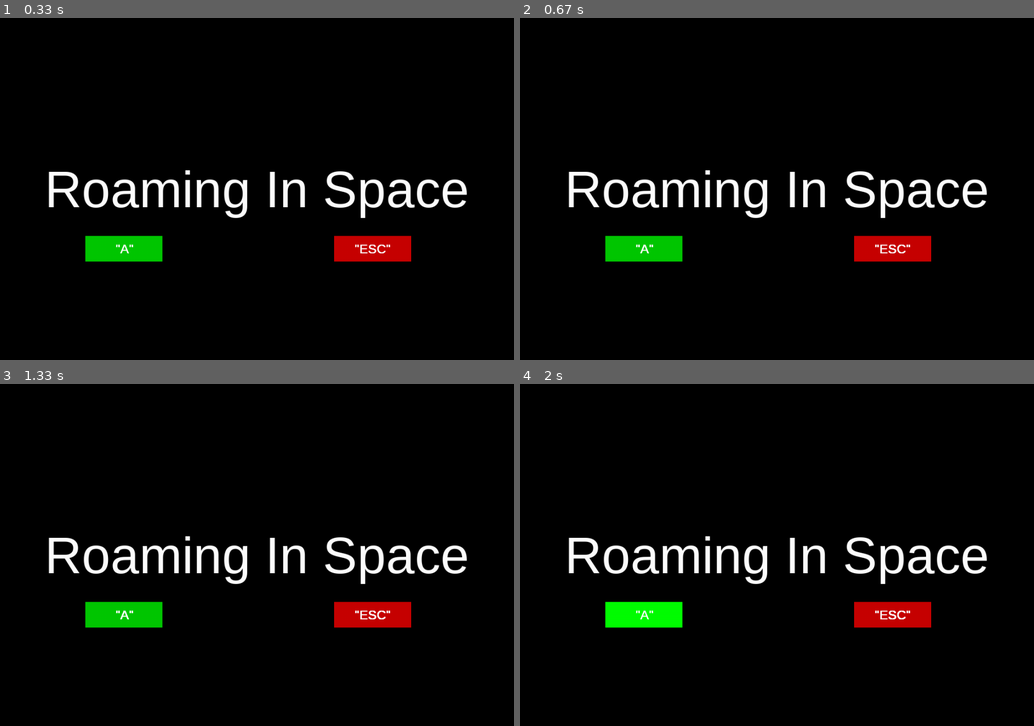
Above: before the commit, frames 1-4 (two rows, left to right).
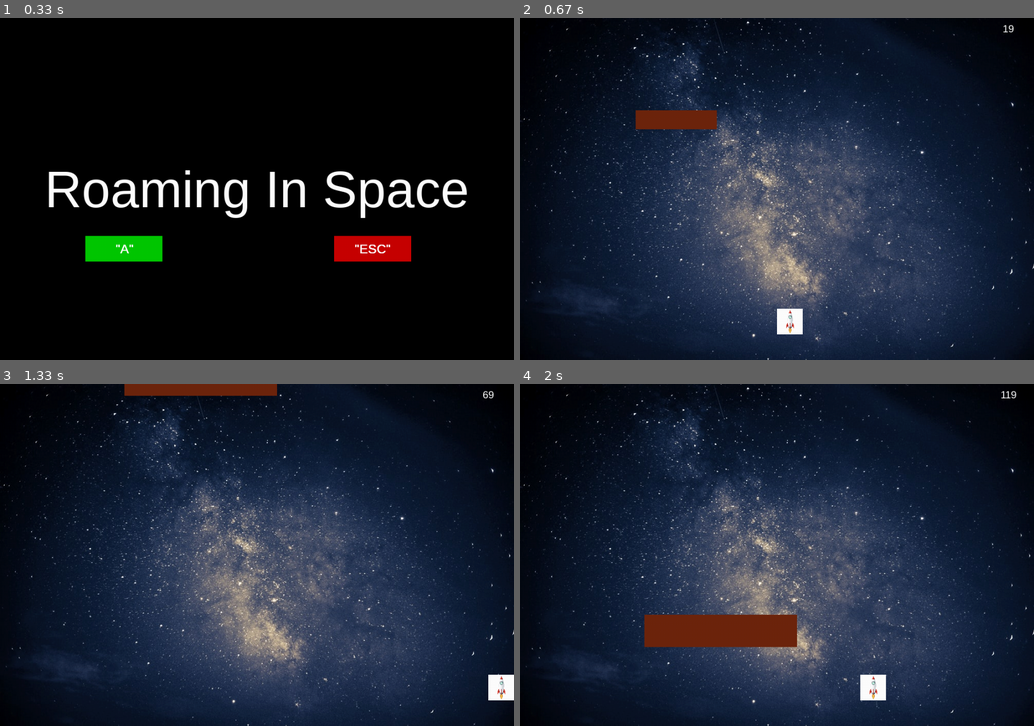
Above: after the commit, the same moments.

Repository: K-Pat/PygameProject
Game: pygame game, started from main.py
Same seed, same stepped clock (60 frames per second), same inputs: the game is played once before the commit and once after it.
Inputs (mouse positions are in pixels of both pictures, inside the frame that each line leads up to):
- Up to frame 1 (0.33 s): no input
- Up to frame 2 (0.67 s): press the mouse at (643, 250) at 0.37 s; move the mouse to (699, 171) at 0.47 s; release the mouse at (756, 93) at 0.6 s
- Up to frame 3 (1.33 s): hold D 0.67-1.13 s; move the mouse to (308, 578) at 0.7 s; hold D from 1.17 s (still down)
- Up to frame 4 (2 s): release D at 1.63 s; hold A from 1.67 s (still down)

Frame 1 is identical in both runs. In frame 2, 85% of the frame differs, in the area x 0-100%, y 0-100%; in frame 3, 85%; in frame 4, 85%.

Commit message:
Mouse Update 1
Mouse Integration Working for the START MENU.

Diff:
--- a/main.py
+++ b/main.py
@@ -11,7 +11,6 @@
 
 pygame.display.set_caption("Roaming In Space")
 
-pos = pygame.mouse.get_pos()
 
 # Import pygame.locals for easier access to key coordinates
 from pygame.locals import (
@@ -87,10 +86,12 @@
     button_no.fill((0,255,0))
 
     button_yes_collide = pygame.Rect((SCREEN_HEIGHT/4,SCREEN_WIDTH/4+175), (150,50))
+    button_no_collide =  pygame.Rect((650,((SCREEN_WIDTH/4)+175)), (150, 50))
     pygame.draw.rect(screen, (0,200,0), (SCREEN_HEIGHT/4,SCREEN_WIDTH/4+175, 150, 50))
     pygame.draw.rect(screen, (200,0,0), ((650),((SCREEN_WIDTH/4)+175), 150, 50))
 
     while running:
+        pos = pygame.mouse.get_pos()
         #screen.blit(button_no, (SCREEN_HEIGHT/4,SCREEN_WIDTH/4+175))
         #screen.blit(button_yes, (((650),((SCREEN_WIDTH/4)+175))))
         screen.blit(TextSurf_button1, TextRect_button1)
@@ -111,6 +112,15 @@
                 if event.key==K_ESCAPE:
                     pygame.quit()
                     quit()
+            if event.type == pygame.MOUSEBUTTONDOWN:
+                if pygame.mouse.get_pressed()[0] and button_yes_collide.collidepoint(pos):
+                    pygame.draw.rect(screen, (0,255,0), (SCREEN_HEIGHT/4,SCREEN_WIDTH/4+175, 150, 50))
+                    game_loop(True)
+                if pygame.mouse.get_pressed()[0] and button_no_collide.collidepoint(pos):
+                    pygame.draw.rect(screen, (255,0,0), ((650),((SCREEN_WIDTH/4)+175), 150, 50))
+                    pygame.quit()
+                    quit()
+
         pygame.display.update()
         clock.tick(15)
 
@@ -129,12 +139,19 @@
 
 
     RANDOM_X = random.randint(20, 980)
+    RANDOM_X_TWO = random.randint(20,980)
     x_change = 0
+    x_change_TWO = 0
     meteor_change = 0
+    meteor_change_TWO = 0
     m = 0
+    m_TWO = 667
     c = 0
+    c_TWO = 0
     meteor_width = random.randint(80,350)
     meteor_height = random.randint(30,75)
+    meteor_width_TWO = random.randint(80,350)
+    meteor_height_TWO = random.randint(30,75)
     SCREEN_WIDTH = 1000
     SCREEN_HEIGHT = 667
     bg = pygame.image.load("space.jpeg").convert_alpha()
@@ -150,10 +167,12 @@
     while running:
         #score_dodged(dodged)
         meteor = pygame.Surface((meteor_width,meteor_height))
+        #meteor_TWO = pygame.Surface((meteor_width_TWO, meteor_height_TWO))
         meteor.fill((110, 38, 14))
         screen.blit(bg, (0, 0))
         screen.blit(sprite, (x, y))
         screen.blit(meteor, (RANDOM_X, m))
+        #screen.blit(meteor_TWO, (RANDOM_X, m_TWO))
         scoreString = str(score)
         score_display(scoreString)
 
@@ -194,6 +213,7 @@
             c = 0
 
         m+=meteor_change
+        m_TWO-=meteor_change
         c+=1
 
         if m>SCREEN_HEIGHT:
@@ -201,6 +221,9 @@
             RANDOM_X = random.randint(20, 700)
             meteor_width = random.randint(80,350)
             meteor_height = random.randint(30,75)
+            RANDOM_X_TWO = random.randint(20, 700)
+            meteor_width_TWO = random.randint(80,350)
+            meteor_height_TWO = random.randint(30,75)
             dodged+=1
 
 
@@ -216,11 +239,13 @@
                 meteor_width = random.randint(80, 350)
                 start_menu("Play Again?")
                 meteor_height = random.randint(30,75)
+                RANDOM_X_TWO = random.randint(20, 700)
+                meteor_width_TWO = random.randint(80,350)
+                meteor_height_TWO = random.randint(30,75)
 
 
         pygame.display.update()
         score+=1
-        print(pos)
         clock.tick(75)
 
 start_menu("Roaming In Space")
Not shown, changed: README.md
